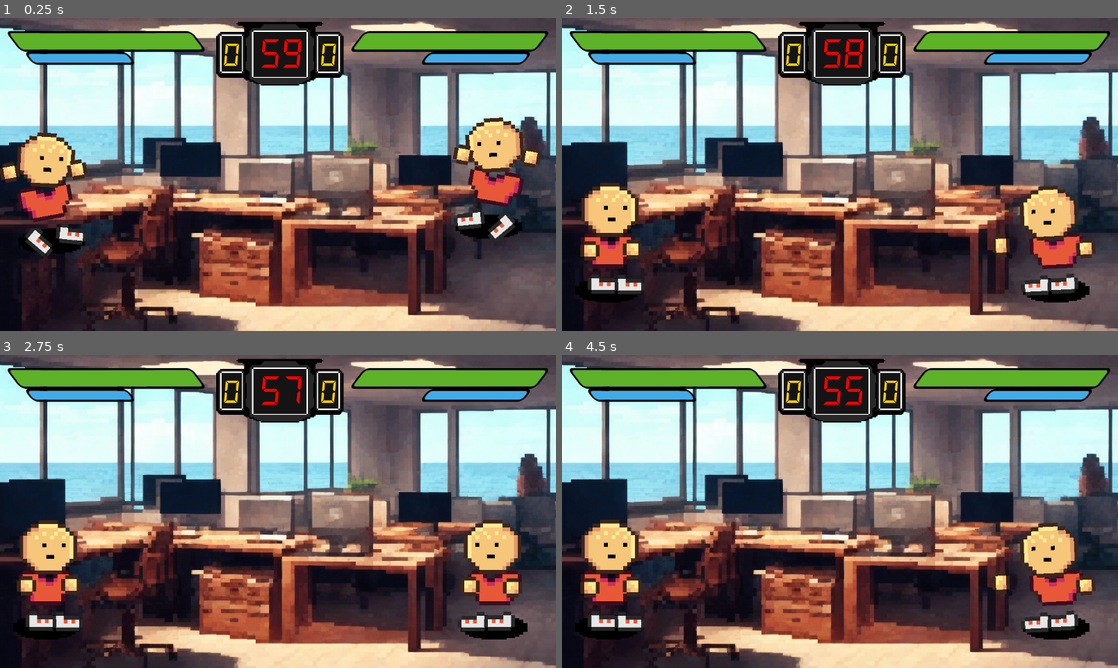
Above: before the commit, frames 1-4 (two rows, left to right).
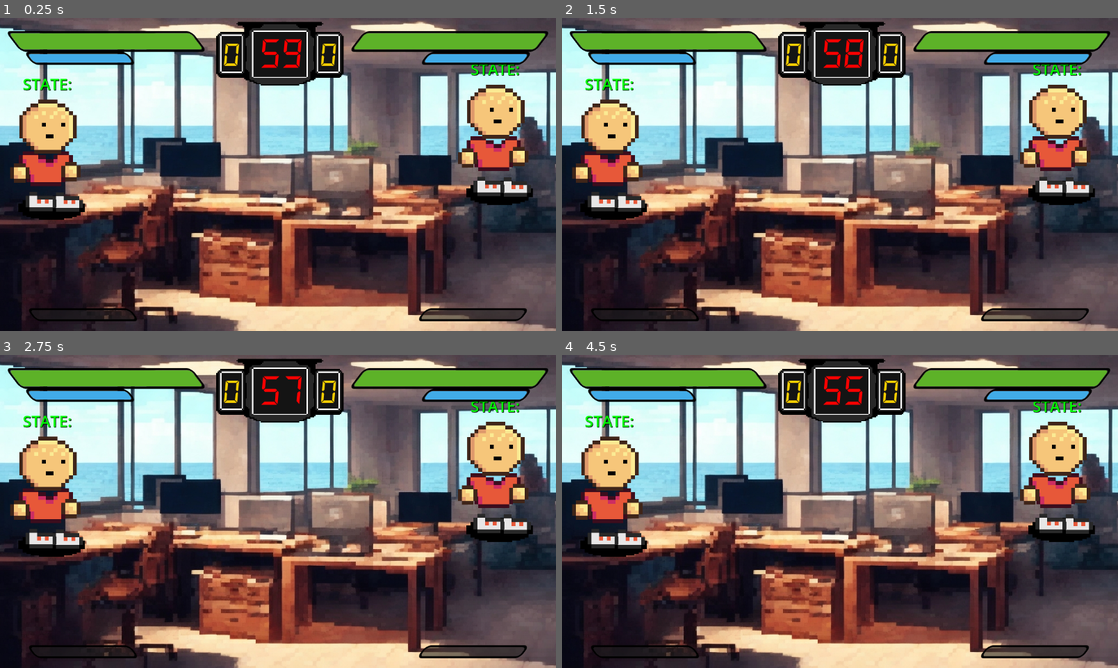
Above: after the commit, the same moments.

Repository: stranker/actionweek2023
Game: Godot game, scene res://Scenes/game_scene.tscn
Two runs of this game, one before a commit and one after it. Both use one fixed random seed, a clock stepped at 60 frames per second and the inputs below. The engine's default icon, where the game draws it, is replaced by a stand-in: a white triangle on a blue panel in a dark square.
Inputs:
- Up to frame 1 (0.25 s): no input
- Up to frame 2 (1.5 s): tap Enter at 0.5 s; tap E (attack1) at 0.6 s; tap N (attack2) at 1.35 s
- Up to frame 3 (2.75 s): tap E (attack1) at 2.1 s
- Up to frame 4 (4.5 s): tap N (attack2) at 2.85, 4.35 s; tap E (attack1) at 3.6 s

The runs differ from the first frame. In frame 1, 9.8% of the frame differs, in the area x 0-98%, y 14-97%; in frame 2, 13%, in the area x 1-96%, y 14-97%; in frame 3, 13%; in frame 4, 13%.
Error after the commit: Parse Error: Identifier "super_meter" not declared in the current scope. (res://Objects/dummy.gd:104)

Commit message:
Adding Super Bar

Diff:
--- a/Action Week/Objects/dummy.gd
+++ b/Action Week/Objects/dummy.gd
@@ -17,6 +17,7 @@
 
 signal hp_update(hp)
 signal guard_stamina_update(stamina)
+signal super_meter_update(super_meter)
 signal dead(id)
 signal special_start(special_name)
 signal special_end()
@@ -69,6 +70,8 @@
 @onready var guard_stamina : float = max_guard_stamina
 var connected_hit = 0
 @onready var start_position = global_position
+
+@export var min_super_meter : float = 0
 
 # Get the gravity from the project settings to be synced with RigidBody nodes.
 var gravity = ProjectSettings.get_setting("physics/2d/default_gravity")
@@ -98,6 +101,8 @@
 	hp_update.emit(hp)
 	guard_stamina = max_guard_stamina
 	guard_stamina_update.emit(guard_stamina)
+	super_meter = min_super_meter
+	super_meter_update.emit(super_meter)
 	is_dead = false
 	set_state(State.IDLE)
 	pass
@@ -368,6 +373,8 @@
 	if is_dead: return
 	hp -= damage
 	hp_update.emit(hp)
+	super_meter += damage * 0.25
+	super_meter_update.emit(super_meter)
 	velocity.x = -facing_direction.x * 300
 	$Hurt.pitch_scale = randf_range(0.95, 1)
 	$Hurt.play()
--- a/Action Week/Scenes/game_scene.tscn
+++ b/Action Week/Scenes/game_scene.tscn
@@ -166,18 +166,30 @@
 [node name="Dummy" parent="." node_paths=PackedStringArray("enemy_player") instance=ExtResource("1_w4v2a")]
 position = Vector2(96, 311)
 id = 1
+max_hp = null
 enemy_player = NodePath("../Dummy2")
+debug_enabled = null
+current_state = null
 player_layer = 1
 attack_layer = 3
 enemy_layer = 4
+damage_per_combo = null
+max_guard_stamina = null
+min_super_meter = null
 
 [node name="Dummy2" parent="." node_paths=PackedStringArray("enemy_player") instance=ExtResource("1_w4v2a")]
 position = Vector2(1024, 280)
 id = 2
+max_hp = null
 enemy_player = NodePath("../Dummy")
+debug_enabled = null
+current_state = null
 player_layer = 4
 attack_layer = 5
 enemy_layer = 1
+damage_per_combo = null
+max_guard_stamina = null
+min_super_meter = null
 
 [node name="RoundTimer" type="Timer" parent="."]
 
--- a/Action Week/UI/player_widget.tscn
+++ b/Action Week/UI/player_widget.tscn
@@ -10,6 +10,7 @@
 script/source = "extends Control
 @export var health_bar : ProgressBar
 @export var stamina_bar : ProgressBar
+@export var super_meter_bar : ProgressBar
 @export var ulti_text : RichTextLabel
 @export var anim : AnimationPlayer
 @export var hits_control : Control
@@ -31,6 +32,7 @@
 	if player:
 		player.hp_update.connect(set_health)
 		player.guard_stamina_update.connect(set_stamina)
+		player.super_meter_update.connect(set_super_meter)
 		player.special_start.connect(set_ulti_text)
 		player.special_end.connect(hide_ulti)
 		player.connect_hit.connect(set_hits_text)
@@ -64,6 +66,12 @@
 func set_stamina(stamina : int):
 	var tween : Tween = create_tween()
 	tween.tween_property(stamina_bar, \"value\", stamina, 0.2).set_ease(Tween.EASE_IN)
+	tween.play()
+	pass
+
+func set_super_meter(super_meter : int):
+	var tween : Tween = create_tween()
+	tween.tween_property(super_meter_bar, \"value\", super_meter, 0.2).set_ease(Tween.EASE_IN)
 	tween.play()
 	pass
 
@@ -156,6 +164,8 @@
 corner_radius_bottom_right = 6
 corner_radius_bottom_left = 6
 
+[sub_resource type="RichTextEffect" id="RichTextEffect_2kpfw"]
+
 [sub_resource type="LabelSettings" id="LabelSettings_bduew"]
 font = ExtResource("2_rv2cw")
 font_size = 86
@@ -169,8 +179,6 @@
 font_color = Color(1, 0.835294, 0.313726, 1)
 outline_size = 20
 outline_color = Color(0, 0, 0, 1)
-
-[sub_resource type="RichTextEffect" id="RichTextEffect_2kpfw"]
 
 [sub_resource type="StyleBoxFlat" id="StyleBoxFlat_nucmr"]
 bg_color = Color(0.231373, 0.231373, 0.231373, 1)
@@ -197,7 +205,7 @@
 tracks/0/type = "value"
 tracks/0/imported = false
 tracks/0/enabled = true
-tracks/0/path = NodePath("UltiText:visible")
+tracks/0/path = NodePath("Hits/UltiText:visible")
 tracks/0/interp = 1
 tracks/0/loop_wrap = true
 tracks/0/keys = {
@@ -347,7 +355,7 @@
 script = SubResource("GDScript_yljfq")
 health_bar = NodePath("HealthBar")
 stamina_bar = NodePath("GuardStaminaBar")
-ulti_text = NodePath("UltiText")
+ulti_text = NodePath("Hits/UltiText")
 anim = NodePath("Anim")
 hits_control = NodePath("Hits")
 hits_text = NodePath("Hits/Amount")
@@ -375,6 +383,16 @@
 value = 50.0
 show_percentage = false
 
+[node name="SuperBar" type="ProgressBar" parent="."]
+offset_left = 70.0
+offset_top = 606.0
+offset_right = 274.0
+offset_bottom = 623.0
+theme_override_styles/background = SubResource("StyleBoxFlat_ufru0")
+theme_override_styles/fill = SubResource("StyleBoxFlat_7c088")
+max_value = 50.0
+show_percentage = false
+
 [node name="Hits" type="Control" parent="."]
 layout_mode = 1
 anchors_preset = 0
@@ -382,6 +400,25 @@
 offset_top = 164.0
 offset_right = -155.0
 offset_bottom = 337.0
+
+[node name="UltiText" type="RichTextLabel" parent="Hits"]
+visible = false
+clip_contents = false
+layout_mode = 1
+offset_left = 300.0
+offset_top = -36.0
+offset_right = 772.0
+offset_bottom = 28.0
+theme_override_colors/font_outline_color = Color(0, 0, 0, 1)
+theme_override_constants/outline_size = 30
+theme_override_fonts/normal_font = ExtResource("2_rv2cw")
+theme_override_font_sizes/normal_font_size = 56
+bbcode_enabled = true
+text = "Ray Beam"
+fit_content = true
+scroll_active = false
+custom_effects = [SubResource("RichTextEffect_2kpfw")]
+deselect_on_focus_loss_enabled = false
 
 [node name="Amount" type="Label" parent="Hits"]
 layout_mode = 1
@@ -413,25 +450,6 @@
 label_settings = SubResource("LabelSettings_61udi")
 vertical_alignment = 1
 
-[node name="UltiText" type="RichTextLabel" parent="."]
-visible = false
-clip_contents = false
-layout_mode = 1
-offset_left = 40.0
-offset_top = 128.0
-offset_right = 512.0
-offset_bottom = 192.0
-theme_override_colors/font_outline_color = Color(0, 0, 0, 1)
-theme_override_constants/outline_size = 30
-theme_override_fonts/normal_font = ExtResource("2_rv2cw")
-theme_override_font_sizes/normal_font_size = 56
-bbcode_enabled = true
-text = "Ray Beam"
-fit_content = true
-scroll_active = false
-custom_effects = [SubResource("RichTextEffect_2kpfw")]
-deselect_on_focus_loss_enabled = false
-
 [node name="Ulti" type="Control" parent="."]
 layout_mode = 1
 anchors_preset = 15
@@ -447,8 +465,9 @@
 anchors_preset = 4
 anchor_top = 0.5
 anchor_bottom = 0.5
+offset_top = -324.0
 offset_right = 576.0
-offset_bottom = 648.0
+offset_bottom = 324.0
 grow_vertical = 2
 theme_override_styles/panel = SubResource("StyleBoxFlat_nucmr")
 
